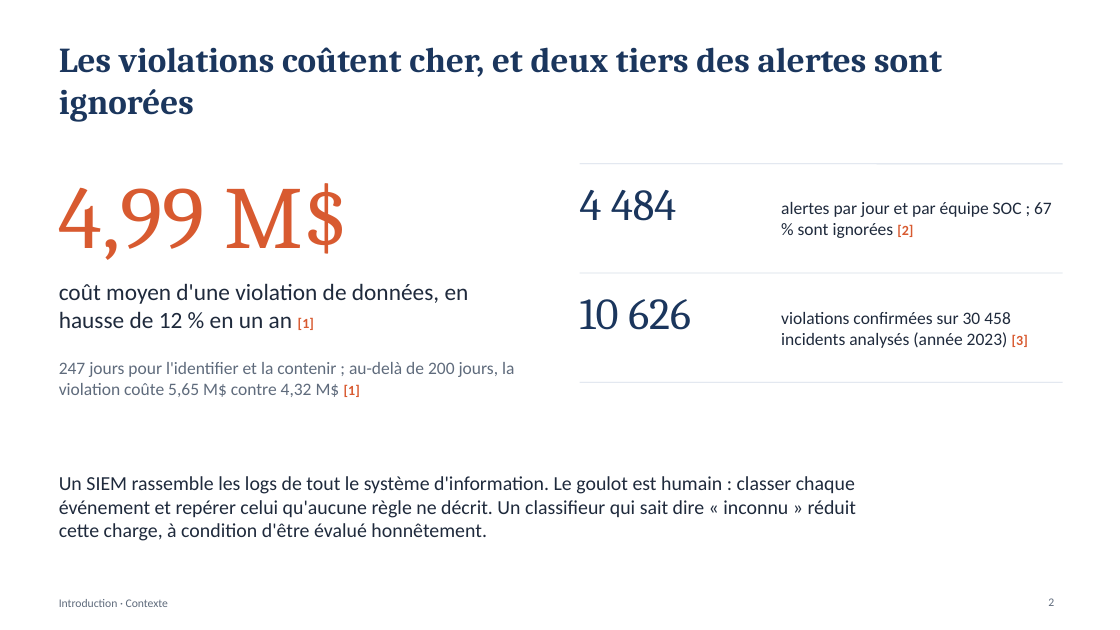
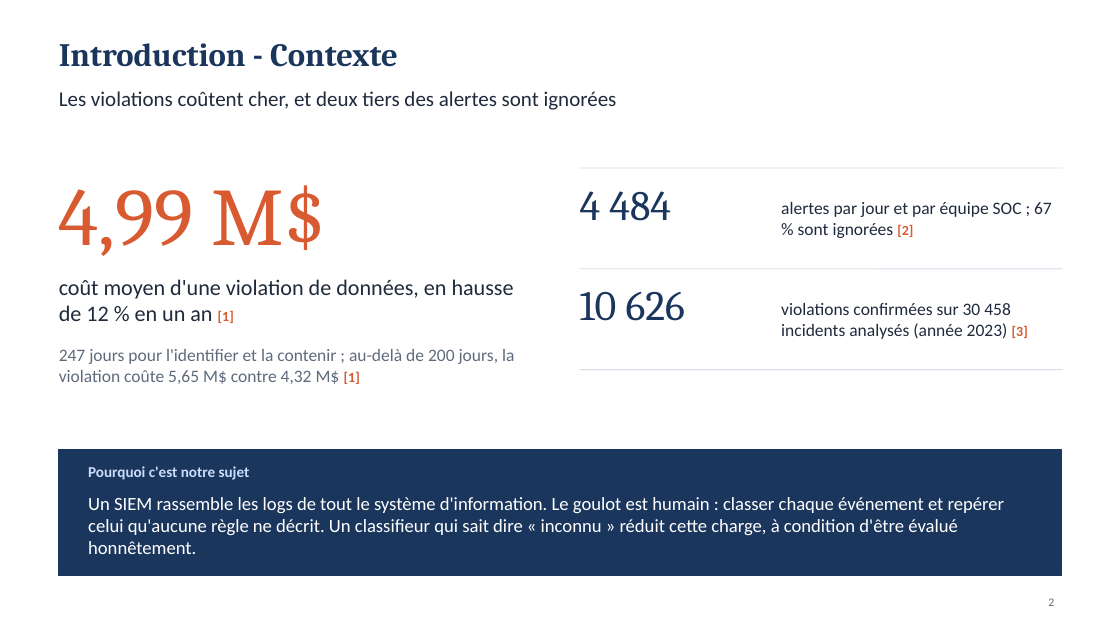
Before and after one commit to MADENIYOU/siem-open-world-log-classification, a slide deck: slide 2 of presentation/Soutenance_SIEM_monde_ouvert.pptx. Drawn at 1120x630 pixels with LibreOffice and Linux fonts; fonts in the diff are those of the drawing. Boxes give left, top, right and bottom in pixels: in the first picture for what was removed or moved away, otherwise in the second. Text is boxed around its words. In the diff, an @@ line names an element or a change of style, - is before the commit and + after.

```diff
--- a/presentation/Soutenance_SIEM_monde_ouvert.pptx
+++ b/presentation/Soutenance_SIEM_monde_ouvert.pptx
@@ title at bbox=[59, 43, 398, 67]: text changed; size 10 to 28 pt; font Calibri to Cambria; text colour #5F6B7C to #1B365D; bold on @@
-Introduction · Contexte
+Introduction - Contexte
@@ title "Introduction - Contexte" at bbox=[59, 43, 398, 67]: vertical alignment middle to top @@
@@ text "Les violations coûtent cher, et ...": place and size @@
-text "Les violations coûtent cher, et ..." at bbox=[59, 47, 942, 122]
+text "Les violations coûtent cher, et ..." at bbox=[59, 91, 617, 110]
@@ text "Les violations coûtent cher, et ..." at bbox=[59, 91, 617, 110]: size 30 to 18 pt, font Cambria to Calibri, text colour #1B365D to #1F2A3C, bold off @@
@@ text "4,99 M$" at bbox=[59, 185, 326, 256]: size 76 to 70 pt @@
@@ text "4 484" at bbox=[580, 191, 671, 221]: size 38 to 36 pt @@
@@ line moved from (580, 164) - (1063, 164) to (580, 168) - (1063, 168) @@
@@ line moved from (580, 273) - (1063, 273) to (580, 269) - (1063, 269) @@
@@ text "coût moyen d'une violation de ..." at bbox=[59, 279, 514, 323]: size 20 to 19 pt @@
@@ text "10 626" at bbox=[580, 291, 685, 321]: size 38 to 36 pt @@
@@ text "10 626": place and size @@
-text "10 626" at bbox=[580, 299, 691, 330]
+text "10 626" at bbox=[580, 291, 685, 321]
@@ text "violations confirmées sur 30 458 ...": place and size @@
-text "violations confirmées sur 30 458 ..." at bbox=[781, 312, 1028, 348]
+text "violations confirmées sur 30 458 ..." at bbox=[781, 303, 1028, 339]
@@ text "247 jours pour l'identifier et ...": place and size @@
-text "247 jours pour l'identifier et ..." at bbox=[59, 362, 514, 397]
+text "247 jours pour l'identifier et ..." at bbox=[59, 349, 514, 384]
@@ line moved from (580, 382) - (1063, 382) to (580, 370) - (1063, 370) @@
@@ rectangle added at bbox=[59, 450, 1061, 576], fill #1B365D, outline #1B365D 1 pt @@
@@ text added at bbox=[88, 466, 250, 480], 13 pt, text #CADCFC, bold @@
+Pourquoi c'est notre sujet
@@ text "Un SIEM rassemble les logs ...": place and size @@
-text "Un SIEM rassemble les logs ..." at bbox=[59, 476, 857, 541]
+text "Un SIEM rassemble les logs ..." at bbox=[88, 497, 1004, 554]
@@ text "Un SIEM rassemble les logs ..." at bbox=[88, 497, 1004, 554]: size 17 to 16 pt, text colour #1F2A3C to #FFFFFF @@
```
Also in this commit, not shown: 15 other slides changed, 3 other files.
